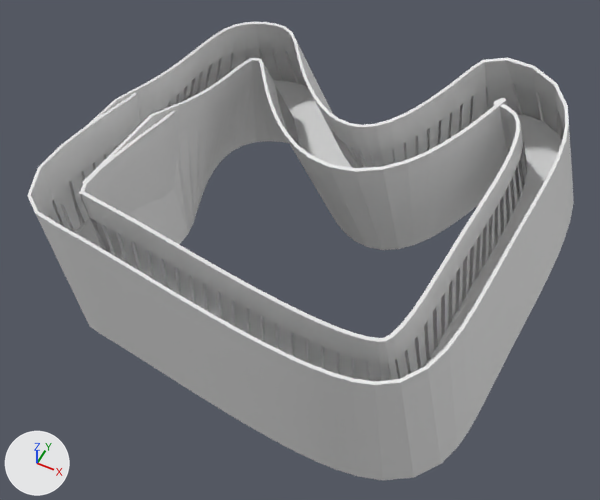
The Blender file Yogscart Final Alpha/Assets/Old Assets/Models/JaffaQuestRoad.blend as it was, and as the next commit left it.
Rendered twice from a 50 mm camera at (69.1, -59.3, 89.1) aimed at (33.6, 11.7, 0.4). Lighting does not change. The marker at lower left points along +X, +Y and +Z.

The scene before the commit, as lines of its bpy script (objects in view):
```python
me_cube_001 = bpy.data.meshes.new('Cube.001')
me_cube_001.from_pydata(...)  # 2476 vertices, 1844 faces; spans x -17.6..4.1, y -5.3..53.4, z -1.3..2.3
me_cube_002 = bpy.data.meshes.new('Cube.002')
me_cube_002.from_pydata(...)  # 1498 vertices, 2126 faces; spans x -47.5..10.5, y 3.0..65.0, z -4.7..7.8
me_cube_002.materials.append(mat_material_001)  # white #e7e7e7
ob_cube_001 = bpy.data.objects.new('Cube.001', me_cube_002)
ob_cube_001.location = (0.0, -1.5, 1.2)
ob_cube_001.rotation_euler = (0.0, 0.0, -1.571)  # degrees (0, 0, -90)
ob_cube_002 = bpy.data.objects.new('Cube.002', me_cube_001)
ob_cube_002.location = (6.5, -1.6, 0.7)
ob_cube_002.rotation_euler = (0.0, 0.0, -1.571)  # degrees (0, 0, -90)
ob_cube_002.scale = (2.9, 1.13, 9.12)
```
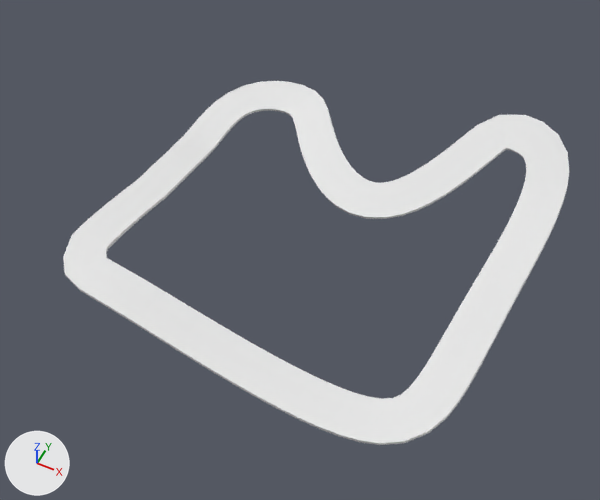
What differs and where, as boxes (x1, y1, x2, y2) in the pictures (600 x 500 px; the box of a moved part takes in the faces that stretch with it):
'Cube.002', hidden
    before: (27, 22, 574, 480)
part 1 of me_cube_002, moved or reshaped
    before: (75, 80, 562, 366)
    after: (63, 81, 569, 443)

The change, as a diff of the scene's bpy script:
```diff
--- a/Yogscart Final Alpha/Assets/Old Assets/Models/JaffaQuestRoad.blend.py
+++ b/Yogscart Final Alpha/Assets/Old Assets/Models/JaffaQuestRoad.blend.py
@@ me_cube_002 @@
 # used by ob_cube_001; location = (0.0, -1.5, 1.2); rotation_euler = (0.0, 0.0, -1.571), in degrees (0, 0, -90)
-me_cube_002.from_pydata(...)  # 1498 vertices, 2126 faces; spans x -47.5..10.5, y 3.0..65.0, z -4.7..7.8
+me_cube_002.from_pydata(...)  # 1484 vertices, 2107 faces; spans x -47.5..10.5, y 3.0..65.0, z -4.7..7.7
+# me_cube_002 part 1: 424 vertices moved from x -47.3..10.5, y 3.1..64.9, z -4.1..7.8 to x -47.3..10.5, y 3.1..64.9, z -4.2..7.7; 14 vertices removed from x -25.2..-24.4, y 3.9..9.9, z -3.1..-2.5
 me_cube_002.materials.append(mat_material_001)
@@ ob_cube_002 @@
 ob_cube_002.scale = (2.9, 1.13, 9.12)
+ob_cube_002.hide_viewport = True
```
